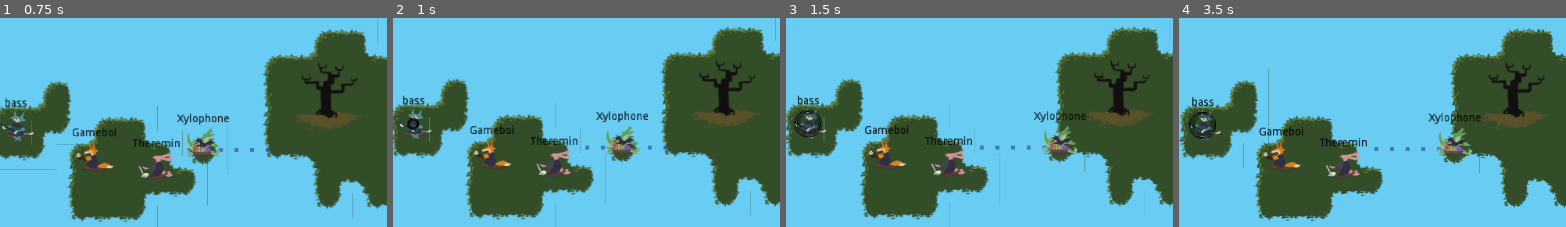
Above: before the commit, frames 1-4 (left to right).
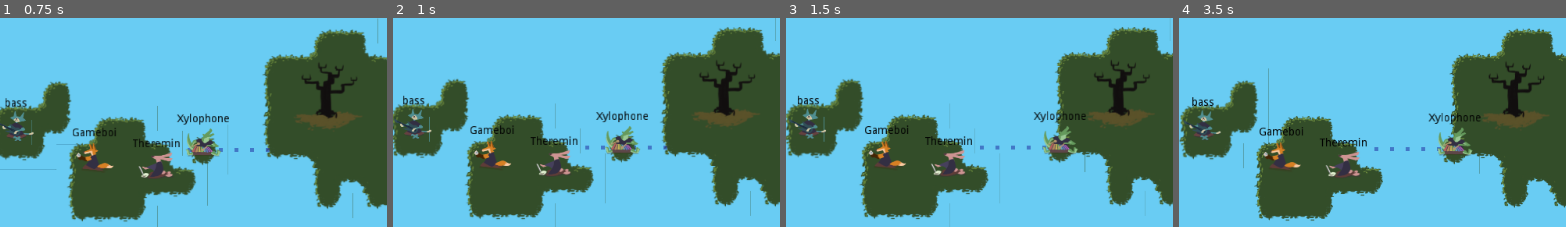
Above: after the commit, the same moments.

Repository: uspgamedev/skyjammers
Game: Godot game, scene res://menus/stage-selector/main.tscn
The game is run twice, just before and just after one commit, with the same random seed, the same clock (stepped at 60 frames per second) and the same inputs. Sound files missing from this copy of the repository are replaced by a short silence.
Inputs:
- Up to frame 1 (0.75 s): click "Stage 01" at 0.5 s
- Up to frame 2 (1 s): no input
- Up to frame 3 (1.5 s): tap Enter (ui_accept) at 1.25 s; hold Space (action_play) from 1.28 s (still down)
- Up to frame 4 (3.5 s): tap Enter (ui_accept) at 1.52, 2.27 s; release Space (action_play) at 2.03 s; tap Space (action_play) at 2.1 s; hold Space (action_play) from 2.78 s (still down)
The pictures show only the part of the screen within x 46-95%, y 25-75%; the shares and areas given below are measured in that part.

Frame 1 is identical in both runs. In frame 2, 0.1% of the frame differs, in the area x 3-7%, y 47-54%; in frame 3, 0.4%, in the area x 2-10%, y 44-58%; in frame 4, 0.4%.
Error before the commit: Attempt to call function 'get_rotation' in base 'null instance' on a null instance. (res://Instruments/Instrument.gd:25)
Error after the commit: Attempt to call function 'get_rotation' in base 'null instance' on a null instance. (res://Instruments/Instrument.gd:49)

Commit message:
Fixed more reference erros. kek

Diff:
--- a/game/Instruments/Instrument.gd
+++ b/game/Instruments/Instrument.gd
@@ -45,7 +45,7 @@
 	var shape = get_node("SoundWaveShape").duplicate()
 	var rot = get_node("SoundWaveShape").get_rotation()
 
-	if get_node("SoundWaveShape/Rotate"):
+	if weakref(get_node("SoundWaveShape/Rotate")):
 		rot = get_node("SoundWaveShape/Rotate").get_rotation()
 
 	sw.growth = self.growth
